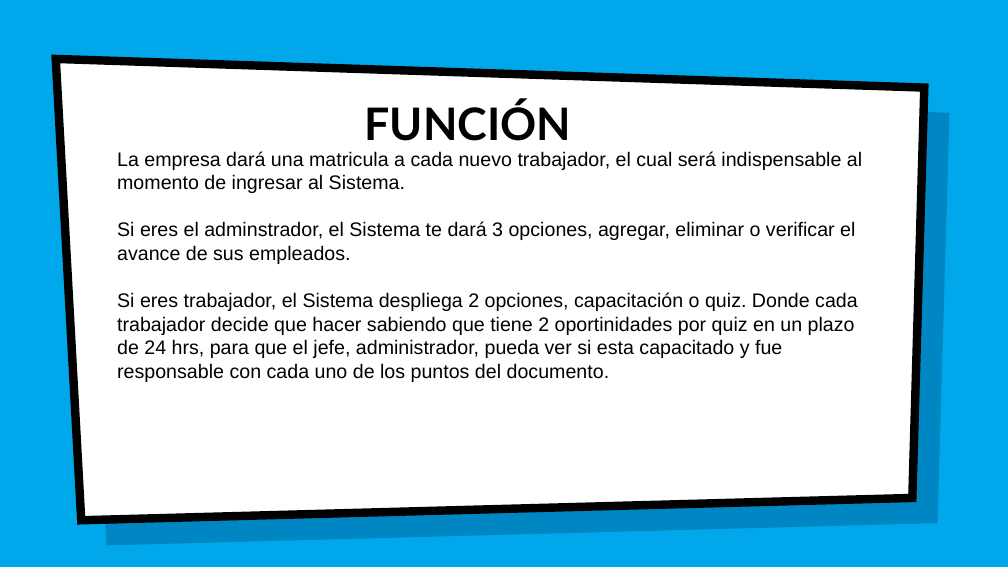
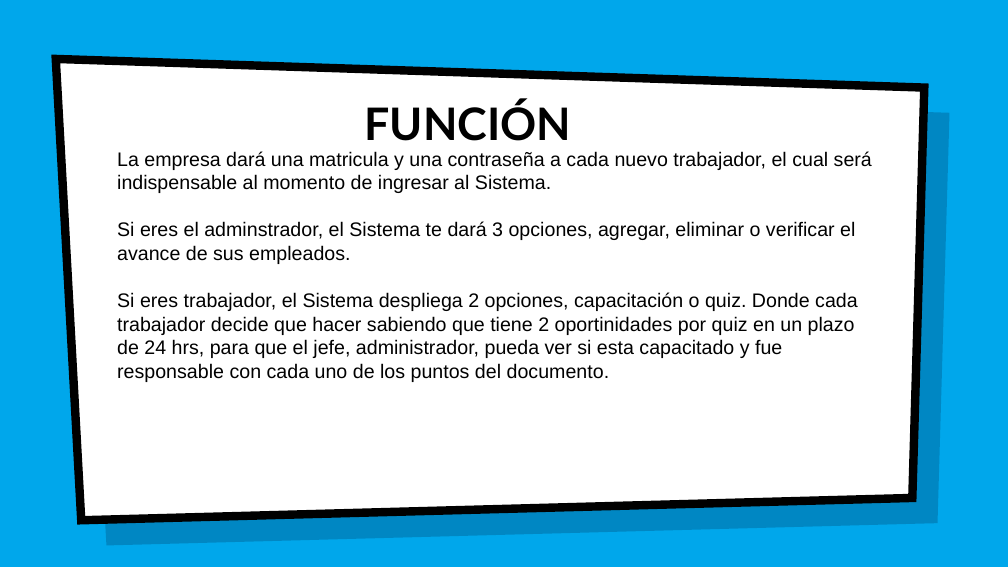
Before and after one commit to JessicaSarai98/CapaciExpress, a slide deck: slide 3 of Documentacion/CapaciExpress.pptx. Drawn at 1008x567 pixels with LibreOffice and Linux fonts; fonts in the diff are those of the drawing; background and template pictures are left out. Boxes give left, top, right and bottom in pixels: in the first picture for what was removed or moved away, otherwise in the second. Text is boxed around its words. In the diff, an @@ line names an element or a change of style, - is before the commit and + after.

```diff
--- a/Documentacion/CapaciExpress.pptx
+++ b/Documentacion/CapaciExpress.pptx
@@ text at bbox=[117, 151, 872, 193]: text changed @@
-La empresa dará una matricula a cada nuevo trabajador, el cual será indispensable al momento de ingresar al Sistema.
+La empresa dará una matricula y una contraseña a cada nuevo trabajador, el cual será indispensable al momento de ingresar al Sistema.
```
Also in this commit, not shown: 3 other slides changed, 1 slide added, 3 other files.
